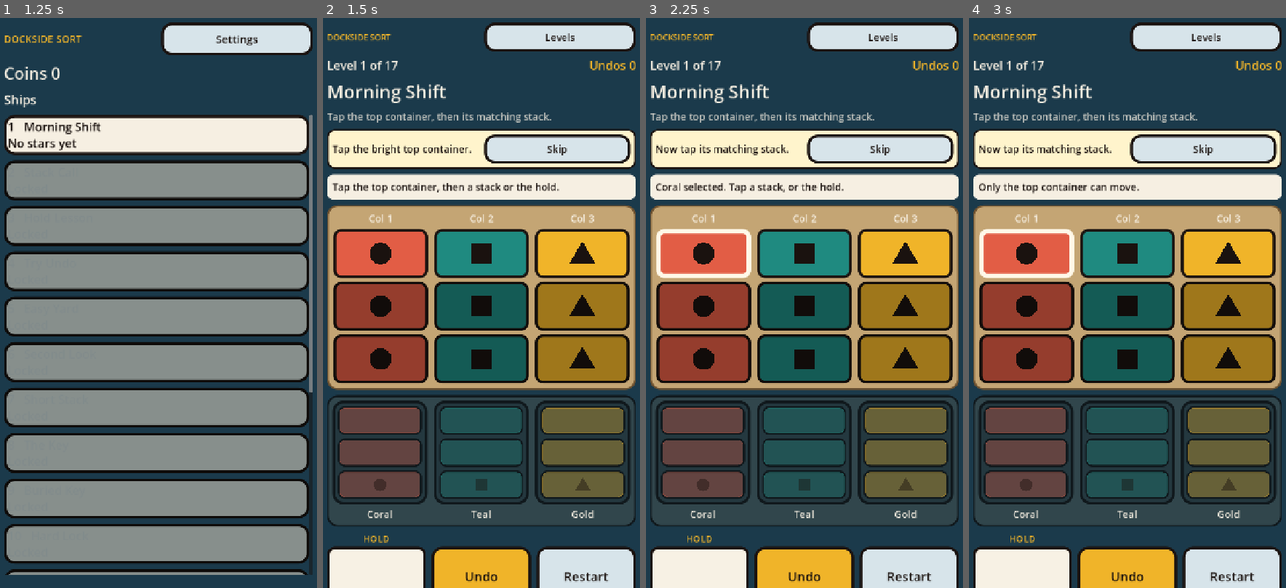
Above: before the commit, frames 1-4 (left to right).
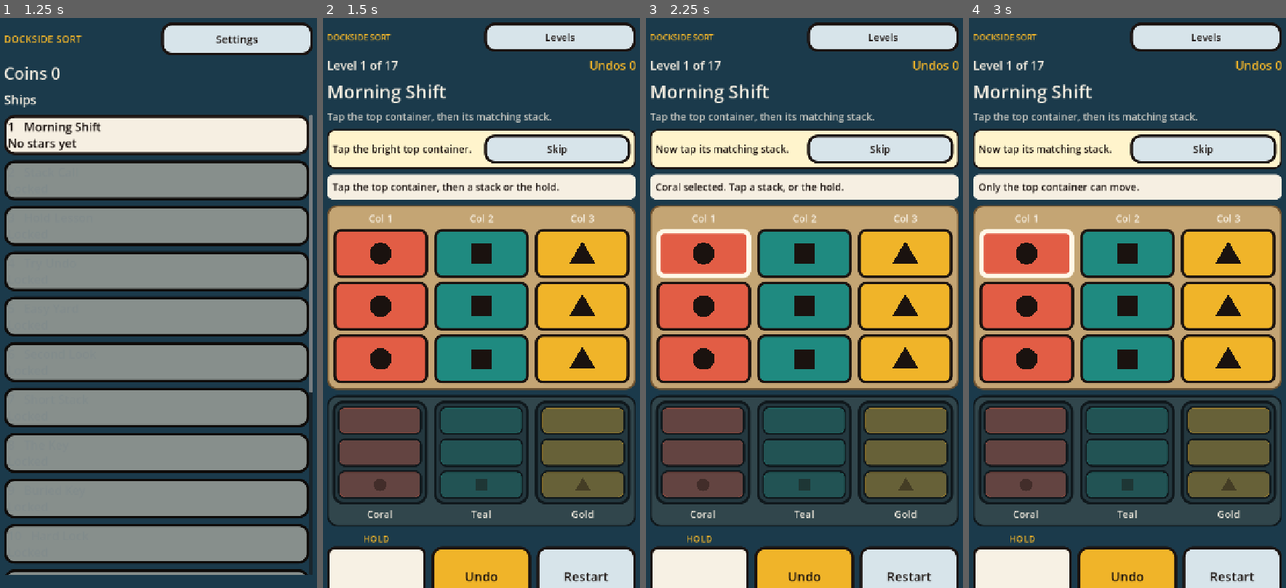
Above: after the commit, the same moments.

Repository: tscook93-dev/dockside-sort
Game: Godot game, scene res://scenes/main.tscn
Same seed, same stepped clock (60 frames per second), same inputs: the game is played once before the commit and once after it.
Inputs (mouse positions are in pixels of both pictures, inside the frame that each line leads up to):
- Up to frame 1 (1.25 s): tap Enter at 0.5 s; hold W from 0.53 s (still down); tap B at 0.6 s; tap Space at 0.77 s
- Up to frame 2 (1.5 s): release W at 1.25 s; click "1 Morning Shift No stars yet" at 1.25 s
- Up to frame 3 (2.25 s): click (703, 251) at 2.02 s
- Up to frame 4 (3 s): click (1026, 308) at 2.77 s

Frame 1 is identical in both runs. In frame 2, 12% of the frame differs, in the area x 3-97%, y 46-64%; in frame 3, 12%; in frame 4, 12%.

Commit message:
Keep buried cargo the same hue, and make locks and double-high readable.
Open the stacks on the key and double-high lessons so level 3 onward stays on open stacks, except the fourth-colour intro.

Co-authored-by: tscook93-dev <tscook93-dev@users.noreply.github.com>

Diff:
--- a/levels/level_08.json
+++ b/levels/level_08.json
@@ -5,9 +5,9 @@
   "undo_limit": 2,
   "capacity": 3,
   "berths": [
-    "coral",
-    "teal",
-    "gold"
+    "",
+    "",
+    ""
   ],
   "columns": [
     [
--- a/levels/level_09.json
+++ b/levels/level_09.json
@@ -5,9 +5,9 @@
   "undo_limit": 1,
   "capacity": 3,
   "berths": [
-    "coral",
-    "teal",
-    "gold"
+    "",
+    "",
+    ""
   ],
   "columns": [
     [
--- a/levels/level_13.json
+++ b/levels/level_13.json
@@ -5,9 +5,9 @@
   "undo_limit": 2,
   "capacity": 3,
   "berths": [
-    "coral",
-    "teal",
-    "gold"
+    "",
+    "",
+    ""
   ],
   "double_high": [
     0
--- a/levels/level_16.json
+++ b/levels/level_16.json
@@ -5,9 +5,9 @@
   "undo_limit": 2,
   "capacity": 3,
   "berths": [
-    "coral",
-    "teal",
-    "gold"
+    "",
+    "",
+    ""
   ],
   "double_high": [
     0
--- a/scripts/glyph_button.gd
+++ b/scripts/glyph_button.gd
@@ -7,6 +7,7 @@
 var glyph := ""
 var mark_selected := false
 var show_lock := false
+var order_mark := ""
 
 func _ready() -> void:
 	focus_mode = Control.FOCUS_NONE
@@ -18,10 +19,15 @@
 	show_lock = locked
 	queue_redraw()
 
+func set_order_mark(mark: String) -> void:
+	order_mark = mark
+	queue_redraw()
+
 func clear_face(fill_c: Color) -> void:
 	fill = fill_c
 	glyph = ""
 	show_lock = false
+	order_mark = ""
 	queue_redraw()
 
 func set_selected(on: bool) -> void:
@@ -38,8 +44,17 @@
 	if glyph != "":
 		paint_glyph(self, Rect2(Vector2.ZERO, size), glyph, Color("1a120f"))
 	if show_lock:
-		var badge := minf(size.x, size.y) * 0.18
-		draw_rect(Rect2(Vector2(size.x - badge - 8.0, 8.0), Vector2(badge, badge)), Color("1a120f"))
+		var ink := Color("1a120f")
+		var body := minf(size.x, size.y)
+		var cx := size.x * 0.5
+		var cy := size.y * 0.52
+		draw_arc(Vector2(cx, cy - body * 0.06), body * 0.16, PI, TAU, 16, ink, 7.0, true)
+		draw_rect(Rect2(cx - body * 0.18, cy, body * 0.36, body * 0.28), ink)
+		draw_circle(Vector2(cx, cy + body * 0.12), body * 0.045, fill)
+	if order_mark != "":
+		var font := ThemeDB.fallback_font
+		var mark_size := int(maxf(18.0, minf(size.x, size.y) * 0.2))
+		draw_string(font, Vector2(0, size.y - 8), order_mark, HORIZONTAL_ALIGNMENT_CENTER, size.x, mark_size, Color("1a120f"))
 
 static func paint_glyph(control: Control, rect: Rect2, glyph_name: String, ink: Color) -> void:
 	if glyph_name == "":
--- a/scripts/main.gd
+++ b/scripts/main.gd
@@ -162,7 +162,7 @@
 		_set_status("That column is empty.")
 		_refresh()
 		return
-	var empties := deck_height - stack.size()
+	var empties: int = column_cells[col].size() - stack.size()
 	_on_cell(col, empties)
 
 
@@ -170,10 +170,11 @@
 	if _modal_blocking():
 		return
 	var stack: Array = puzzle.columns[col]
-	if stack.is_empty() or row < deck_height - stack.size():
+	var rows: int = column_cells[col].size()
+	if stack.is_empty() or row < rows - stack.size():
 		_set_status("Empty cell.")
 		return
-	if row != deck_height - stack.size():
+	if row != rows - stack.size():
 		_set_status("Only the top container can move.")
 		return
 	var token := str(stack[0])
@@ -577,8 +578,9 @@
 	moves_label.text = "Undos %d" % puzzle.undos_used
 	for c in puzzle.columns.size():
 		var stack: Array = puzzle.columns[c]
-		var empties := deck_height - stack.size()
-		for r in deck_height:
+		var rows: int = column_cells[c].size()
+		var empties := rows - stack.size()
+		for r in rows:
 			var cell = column_cells[c][r]
 			if r < empties:
 				cell.clear_face(Color(0.45, 0.32, 0.16, 0.28))
@@ -597,8 +599,13 @@
 				else:
 					cell.show_cargo(PALETTE[color_name], GLYPHS[color_name])
 				var is_top := r == empties
-				cell.modulate = Color.WHITE if is_top else Color(0.66, 0.66, 0.66)
+				# Buried cargo keeps the same fill. A grey multiply made teal look like another colour.
+				cell.modulate = Color.WHITE
 				cell.set_selected(is_top and sel_kind == "column" and sel_index == c)
+				var mark := ""
+				if puzzle.is_double_column(c) and not PuzzleScript.is_key(token_name):
+					mark = "TOP" if is_top else "UNDER"
+				cell.set_order_mark(mark)
 				cell.tooltip_text = puzzle.pretty(color_name)
 	for b in puzzle.berths.size():
 		var berth = berth_buttons[b]
@@ -625,12 +632,14 @@
 		var col_box := VBoxContainer.new()
 		col_box.size_flags_horizontal = Control.SIZE_EXPAND_FILL
 		col_box.add_theme_constant_override("separation", 8)
-		var caption_text := "2-high" if puzzle.is_double_column(c) else "Col %d" % (c + 1)
+		var double_col: bool = puzzle.is_double_column(c)
+		var caption_text := "Top, then bottom" if double_col else "Col %d" % (c + 1)
 		var caption := _label(caption_text, 22, CREAM)
 		caption.horizontal_alignment = HORIZONTAL_ALIGNMENT_CENTER
 		col_box.add_child(caption)
 		var cells: Array = []
-		for r in deck_height:
+		var row_count := 2 if double_col else deck_height
+		for r in row_count:
 			var cell: Button = Glyph.new()
 			cell.size_flags_horizontal = Control.SIZE_EXPAND_FILL
 			cell.size_flags_vertical = Control.SIZE_EXPAND_FILL
